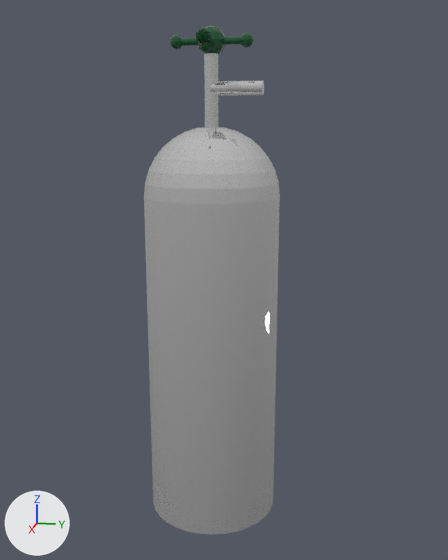
Two versions of the Blender file Assets/Prefabs/gas-can.blend, one commit apart.
Before and after are seen from a camera (50 mm lens) standing at (9.01, 1.98, 5.98) and looking at (-0.02, 0.18, 3.72). The axes (+X, +Y, +Z) are drawn at lower left. The lights are the same throughout.
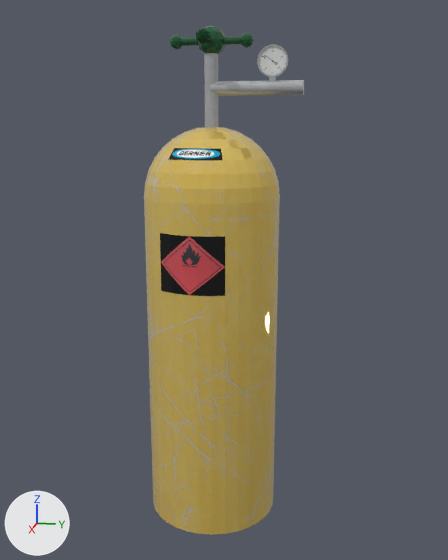
Patch to the scene script:
```diff
--- a/Assets/Prefabs/gas-can.blend.py
+++ b/Assets/Prefabs/gas-can.blend.py
@@ mat_metal @@
 mat_metal = principled_material('metal')
-mat_metal.base_color = (0.8, 0.8, 0.8)  # white #e7e7e7
-mat_metal.metallic = 0.8
+mat_metal.texture = img_texturescom_scratchedpaint_1024_albedo_yellow_tiff
+mat_metal.metallic = 0.5
 mat_metal.roughness = 0.0
-mat_metal.coat_weight = 0.025
+mat_metal.sheen_weight = 0.04
@@ mat_steel @@
+mat_steel = principled_material('steel')
+mat_steel.texture = img_texturescom_metalbare0234_2_m_jpg
+mat_steel.metallic = 0.5
+mat_steel.roughness = 0.0
@@ mat_logo @@
+mat_logo = principled_material('logo')
+mat_logo.texture = img_bernerlogo_png
+mat_logo.roughness = 0.0
@@ me_cylinder @@
 # verts and faces of me_cylinder; kept vertices keep their numbers, new ones are numbered from 448
-me_cylinder.from_pydata(...)  # 448 vertices, 356 faces; spans x -1.0..1.0, y -1.0..1.0, z -2.5..4.48
+me_cylinder.from_pydata(...)  # 460 vertices, 361 faces; spans x -1.0..1.0, y -1.0..1.3, z -2.5..4.48
+# me_cylinder part 1
+# 32 vertices in x -0.09..0.11, y 0.74, z 3.92..4.11 move by (0.0, 0.56, 0.0)
+# me_cylinder part 2
+verts[448] = (0.93, 0.38, 1.24)  # pixel (225, 295)
+verts[449] = (0.99, 0.2, 1.24)  # pixel (210, 296)
+verts[450] = (1.0, 0.0, 1.24)  # pixel (196, 295)
+verts[451] = (0.99, -0.2, 1.24)  # pixel (183, 294)
+verts[452] = (0.93, -0.38, 1.24)  # pixel (171, 292)
+verts[453] = (0.84, -0.56, 1.24)  # pixel (161, 290)
+for new, old in zip([*range(454, 460)], [*range(448, 454)]): verts[new] = verts[old] + (0.0, 0.0, 0.82)
+faces += [(448, 454, 455, 449), (449, 455, 456, 450), (450, 456, 457, 451), (451, 457, 458, 452), (452, 458, 459, 453)]  # mat_danger (picture img_texturescom_signsfire0003_1_alphamasked_s_png)
+# me_cylinder part 3: 352 kept faces spanning x -1.0..1.0, y -1.0..1.3, z -2.5..4.48 get new texture (UV) coordinates
+# me_cylinder part 4: 64 faces spanning x -0.1..0.11, y -0.1..1.3, z 3.48..4.48 switch from mat_metal (white #e7e7e7) to mat_steel (picture img_texturescom_metalbare0234_2_m_jpg)
+# me_cylinder part 5: 5 faces spanning x 0.59..0.83, y -0.46..0.32, z 3.06..3.21 switch from mat_metal (white #e7e7e7) to mat_logo (picture img_bernerlogo_png)
+me_cylinder.materials.append(mat_danger)  # picture img_texturescom_signsfire0003_1_alphamasked_s_png
@@ ob_gauge @@
+ob_gauge = bpy.data.objects.new('gauge', me_cylinder_001)  # 230 vertices, 200 faces; spans x -1.0..1.54, y -1.0..1.0, z -1.0..1.0; in mat_steel_casing (picture img_texturescom_metalbare0234_2_m_jpg), mat_dial (picture img_texturescom_gauges0088_s_jpg)
+ob_gauge.location = (0.03, 0.88, 6.87)
+ob_gauge.rotation_euler = (0.0, 1.571, 0.0)  # degrees (0, 90, 0)
+ob_gauge.scale = (0.213, 0.213, 0.0434)
```

Boxes [x1, y1, x2, y2] around the edits, measured in the pictures (448 x 560 px; the box of a moved part takes in the faces that stretch with it):
'Cylinder', surface changed, reshaped (grey to yellow, 18% wider)
    before: [144, 53, 280, 535]
    after: [144, 53, 304, 535]
'gauge', added
    after: [257, 44, 288, 82]
    faces in mat_dial (picture img_texturescom_gauges0088_s_jpg): [259, 46, 287, 76]
    faces in mat_steel_casing (picture img_texturescom_metalbare0234_2_m_jpg): [257, 44, 288, 82]
part 1 of me_cylinder, moved or reshaped
    before: [210, 81, 264, 96]
    after: [210, 80, 304, 96]
part 2 of me_cylinder, added
    after: [160, 233, 225, 296]
part 3 of me_cylinder, surface changed (grey to yellow)
    both: [144, 128, 280, 535]
part 4 of me_cylinder, recoloured
    both: [204, 53, 218, 128]
part 5 of me_cylinder, recoloured
    both: [168, 148, 223, 161]
